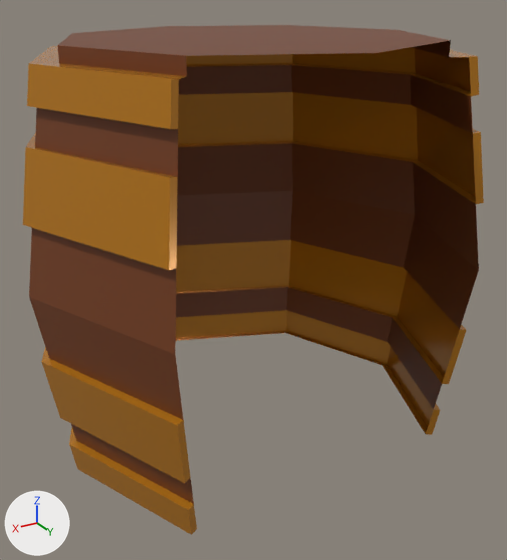
Before and after pictures for a commit that changed the FBX model Assets/Models/Barrel.fbx.
Rendered twice from a 50 mm camera at (1.78, 3.0, 1.32) aimed at (-0.02, 0.0, -0.18). Arrows for +X, +Y and +Z are at lower left; the lights stay in place.

Objects in the first picture: 'Barrel'.
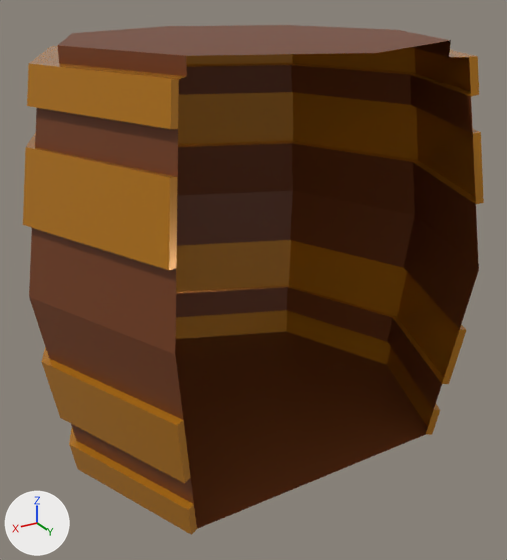
Where the newer file only moved an object's origin or applied its transform, the numbers keep the older frame.

The edits, one by one:
me_cylinder has 129 vertices, 111 faces and spans x -1.16..1.16, y -1.16..0.91, z -1.01..1.07.
me_cylinder is used by ob_barrel; location (0.0, 0.0, 0.0).
Verts and faces of me_cylinder; kept vertices keep their numbers, new ones are numbered from 129.
Before the commit, vertices of me_cylinder: 0 (0.71, 0.71, -1.0) at pixel (196, 528), 2 (1.0, 0.0, -1.0), 3 (0.71, -0.71, -1.0), 4 (0.0, -1.0, -1.0) at pixel (177, 340), 5 (-0.71, -0.71, -1.0) at pixel (285, 332).
Before the commit, vertices of me_cylinder: 6 (-1.0, 0.0, -1.0) at pixel (382, 365), 7 (-0.71, 0.71, -1.0) at pixel (425, 434), 74 (0.74, 0.72, -1.01) at pixel (191, 534), 75 (1.04, 0.0, -1.01) at pixel (77, 469), 79 (0.73, -0.73, -1.01).
Before the commit, vertices of me_cylinder: 82 (0.0, -1.04, -1.01), 85 (-0.73, -0.73, -1.01) at pixel (286, 331), 88 (-1.04, 0.0, -1.01) at pixel (386, 364), 91 (-0.74, 0.72, -1.01) at pixel (432, 434).
Part 1, on me_cylinder:
Vertices deleted: 2 to 6 (with the faces that use them).
New faces: (0, 74, 75, 79, 82, 85, 88, 91, 7) (mat_wood (brown #723b18)).

Boxes (x1, y1, x2, y2) around the edits, measured in the pictures (507 x 560 px):
part 1 of me_cylinder, cut back: before (176, 331, 428, 434); after (175, 331, 428, 529)
